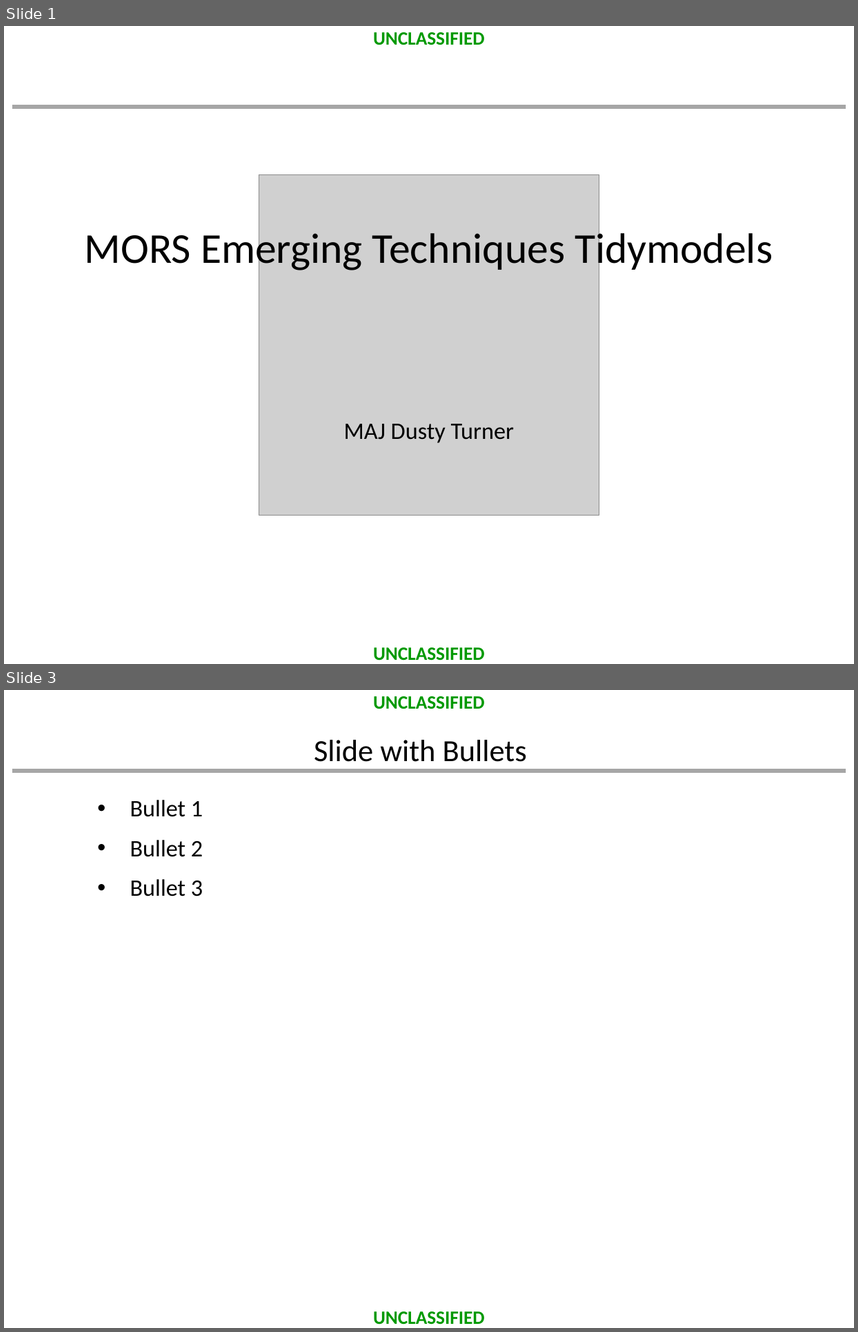
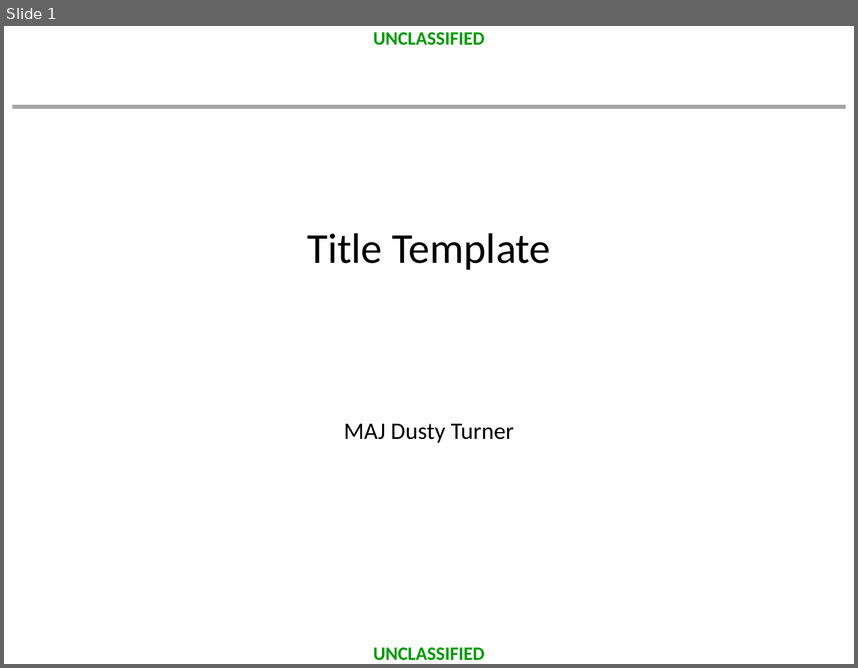
Before and after one commit to dusty-turner/MORSEmergingTechniques2019, a slide deck: template.pptx. Shown one above the other, each under a label of ours: slides 1 and 3 before the commit, slide 1 after it; the slides between them are not shown. The pictures are 858x1332 and 858x668 pixels, drawn with LibreOffice and Linux fonts; fonts in the diff are those of the drawing; grey boxes stand for pictures; background and template pictures are left out. Boxes give left, top, right and bottom in pixels: in the first picture for what was removed or moved away, otherwise in the second. Text is boxed around its words. In the diff, an @@ line names an element or a change of style, - is before the commit and + after.

Commit message:
updated template and ppt presentation from work

```diff
--- a/template.pptx
+++ b/template.pptx
@@ slide 3 removed at (4,690,854,1328), background #FFFFFF; not listed: 3 template elements that a slide beside it also shows @@
@@ title removed at (314,740,527,762) @@
-Slide with Bullets
@@ text removed at (130,800,203,896) @@
-  • Bullet 1
-  • Bullet 2
-  • Bullet 3
@@ slide 1 changed as well @@
@@ picture removed at (259,175,599,515) @@
@@ title at (307,233,550,270): text changed @@
-MORS Emerging Techniques Tidymodels
+Title Template
```
Also in this commit, not shown: 3 slides added, 3 other slides removed, 1 other file.
